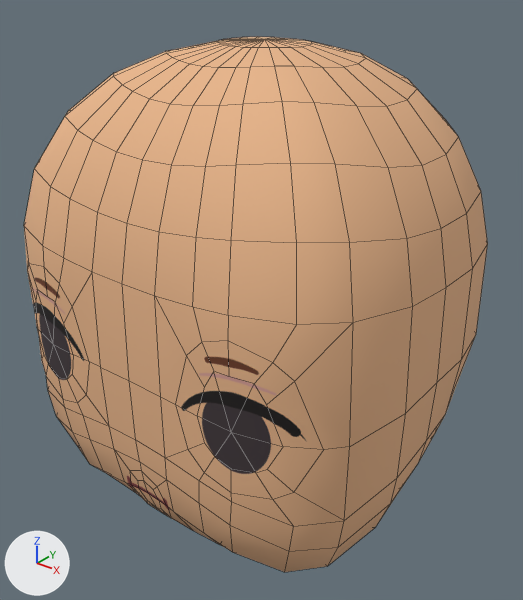
The Blender file art/characters/v7/hair_bangs.blend as it was, and as the next commit left it.
Before and after are seen from a camera (50 mm lens) standing at (0.435, -0.548, 1.075) and looking at (-0.002, -0.002, 0.737). Every picture has the same lights, and +X, +Y and +Z are marked at lower left. The older version comes first. Mesh edges are drawn as thin lines.

Objects in the first picture: 'V8_Head'.
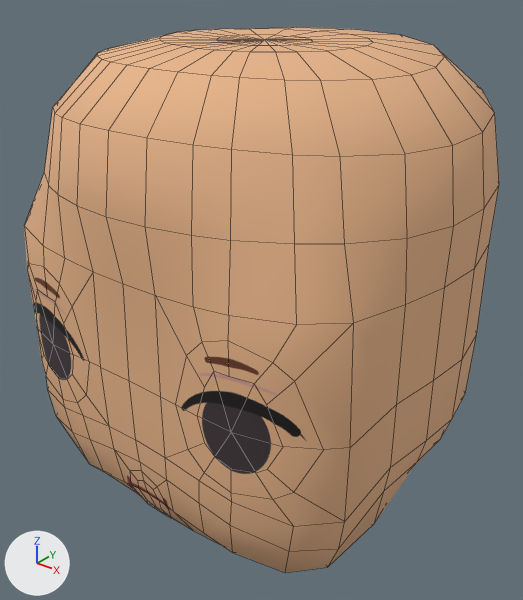
Location of each change, (x1, y1, x2, y2) in pixels of the pictures (523 x 600 px):
'V8_Head', reshaped
    before: (24, 37, 488, 572)
    after: (24, 27, 499, 573)

What the commit changed:
me_v8_head is used by ob_v8_head; location (0.0, 0.0, 0.0).
me_v8_head had 378 vertices, 396 faces and spanned x -0.216..0.216, y -0.192..0.187, z 0.527..1.0.
me_v8_head now has 378 vertices, 396 faces and spans x -0.216..0.216, y -0.2..0.232, z 0.527..1.001.
me_v8_head part 1: 197 of 378 vertices moved; they spanned x -0.216..0.216, y -0.19..0.187, z 0.534..0.998 and now span x -0.216..0.216, y -0.2..0.232, z 0.538..1.001; mean shift (0.0, 0.003, 0.008); largest move (0.0, 0.155, 0.919) -> (0.0, 0.205, 0.965).
